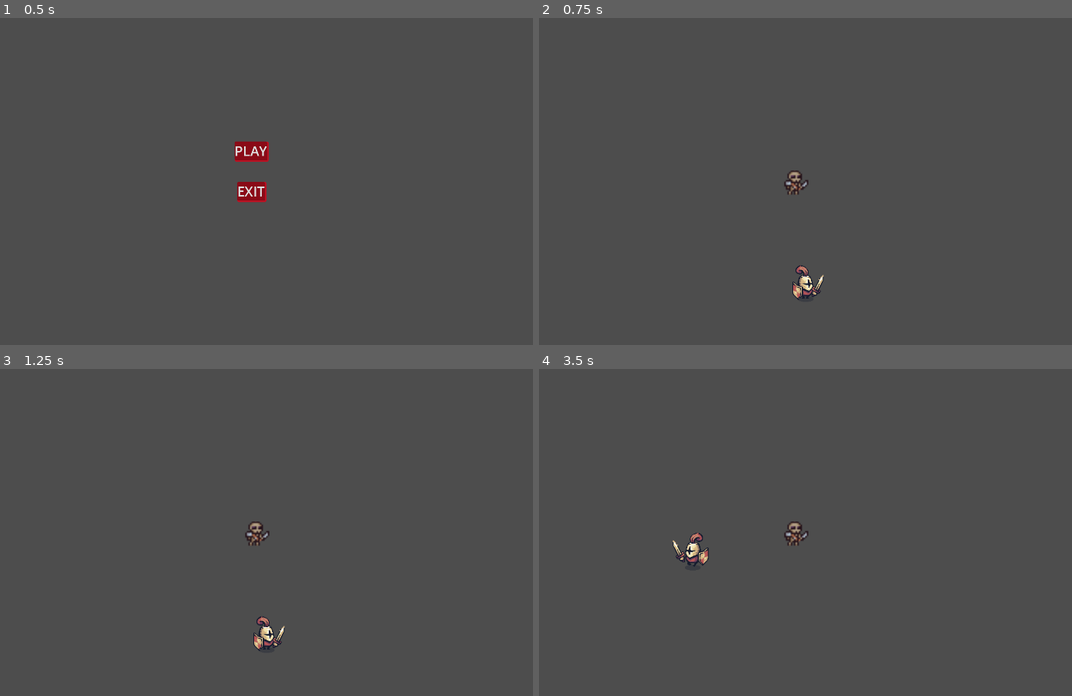
Above: before the commit, frames 1-4 (two rows, left to right).
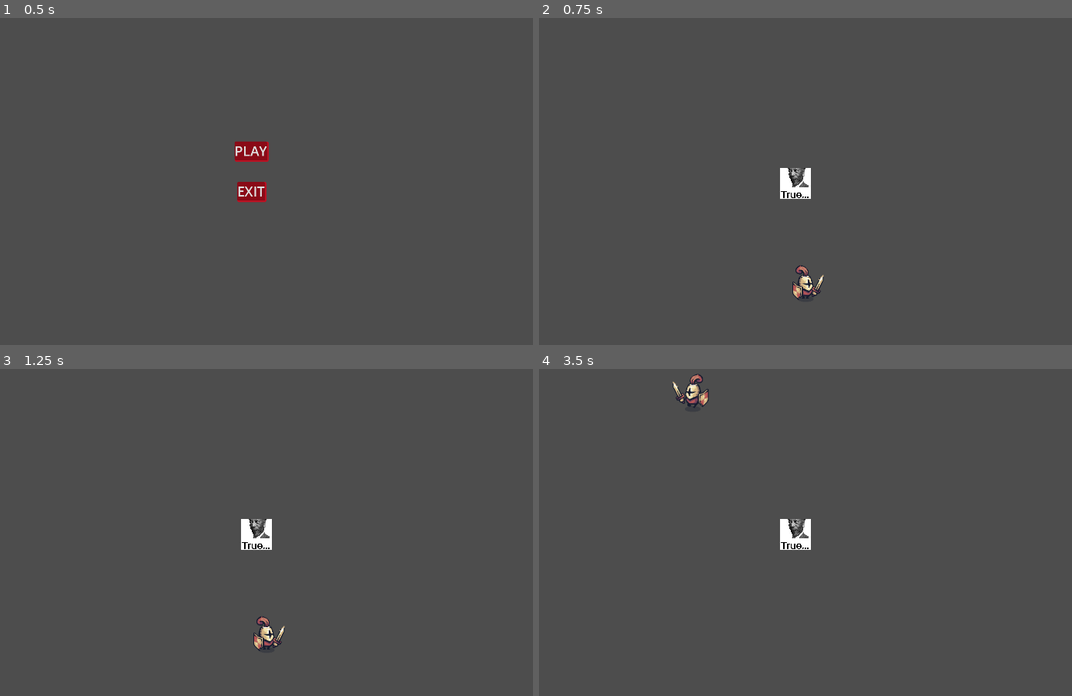
Above: after the commit, the same moments.

Repository: Aom0r1/Dark-Tower
Game: Godot game, scene res://scenes/main menu/main_menu.tscn
Same seed, same stepped clock (60 frames per second), same inputs: the game is played once before the commit and once after it.
Inputs:
- Up to frame 1 (0.5 s): no input
- Up to frame 2 (0.75 s): click "PLAY" at 0.5 s
- Up to frame 3 (1.25 s): no input
- Up to frame 4 (3.5 s): tap Enter at 1.25 s; hold Up (ui_up) 1.28-2.78 s; hold Left (ui_left) from 2.78 s (still down)

Frame 1 is identical in both runs. In frame 2, 0.5% of the frame differs, in the area x 45-52%, y 45-56%; in frame 3, 0.5%; in frame 4, 1.2%, in the area x 25-52%, y 1-61%.
Error after the commit: Invalid call to function 'look_at' in base 'Area2D (sword.gd)'. Expected 1 arguments. (res://scripts/knight.gd:10)

Commit message:
Commit #6
added degradation

Diff:
--- a/scenes/characters/knight_1/knight.tscn
+++ b/scenes/characters/knight_1/knight.tscn
@@ -1,9 +1,10 @@
-[gd_scene load_steps=17 format=3 uid="uid://b35hv1iq6wmpb"]
+[gd_scene load_steps=19 format=3 uid="uid://b35hv1iq6wmpb"]
 
 [ext_resource type="Script" uid="uid://c2pfp5eavwrwn" path="res://scripts/knight.gd" id="1_spyc7"]
 [ext_resource type="Texture2D" uid="uid://dqv21bnjijj58" path="res://assets/Tiny Swords (Update 010)/Factions/Knights/Troops/Warrior/Red/Warrior_Red.png" id="2_g4sn6"]
 
 [sub_resource type="RectangleShape2D" id="RectangleShape2D_1u74q"]
+size = Vector2(38, 65.2)
 
 [sub_resource type="AtlasTexture" id="AtlasTexture_48w8l"]
 atlas = ExtResource("2_g4sn6")
@@ -102,7 +103,13 @@
 "speed": 10.0
 }]
 
-[node name="Knight" type="CharacterBody2D"]
+[sub_resource type="CircleShape2D" id="CircleShape2D_55ix1"]
+radius = 193.373
+
+[sub_resource type="CircleShape2D" id="CircleShape2D_bu8tv"]
+radius = 417.059
+
+[node name="Knight" type="CharacterBody2D" groups=["Knight"]]
 script = ExtResource("1_spyc7")
 
 [node name="CollisionShape2D" type="CollisionShape2D" parent="."]
@@ -113,3 +120,15 @@
 scale = Vector2(5, 5)
 sprite_frames = SubResource("SpriteFrames_103er")
 animation = &"idle"
+
+[node name="Area2D" type="Area2D" parent="."]
+
+[node name="CollisionShape2D" type="CollisionShape2D" parent="Area2D"]
+shape = SubResource("CircleShape2D_55ix1")
+
+[node name="Area2D2" type="Area2D" parent="."]
+
+[node name="CollisionShape2D" type="CollisionShape2D" parent="Area2D2"]
+shape = SubResource("CircleShape2D_bu8tv")
+
+[connection signal="area_entered" from="Area2D2" to="." method="_on_area_2d_2_area_entered"]
--- /dev/null
+++ b/scenes/characters/knight_1/sword.tscn
@@ -0,0 +1,3 @@
+[gd_scene format=3 uid="uid://c2ufu1nmcwpav"]
+
+[node name="Sword" type="Node2D"]
--- a/scenes/enemies/enemy.tscn
+++ b/scenes/enemies/enemy.tscn
@@ -1,30 +1,47 @@
-[gd_scene load_steps=6 format=3 uid="uid://4rcuq343y7o5"]
+[gd_scene load_steps=7 format=3 uid="uid://4rcuq343y7o5"]
 
-[ext_resource type="Texture2D" uid="uid://ktw5ujqqy24a" path="res://assets/2D Pixel Dungeon Asset Pack/character and tileset/Dungeon_Character_2.png" id="1_6xk8f"]
 [ext_resource type="Script" uid="uid://bnko3rrqm3aif" path="res://scripts/enemy.gd" id="1_8e3ao"]
+[ext_resource type="Texture2D" uid="uid://bgjt7b86x4dvh" path="res://assets/true.webp" id="2_8e3ao"]
 
-[sub_resource type="RectangleShape2D" id="RectangleShape2D_fulqv"]
+[sub_resource type="CircleShape2D" id="CircleShape2D_8e3ao"]
+radius = 3.16228
 
-[sub_resource type="AtlasTexture" id="AtlasTexture_f2e6v"]
-atlas = ExtResource("1_6xk8f")
-region = Rect2(64, 16, 16, 16)
+[sub_resource type="AtlasTexture" id="AtlasTexture_38ino"]
+atlas = ExtResource("2_8e3ao")
+region = Rect2(0, 0, 640, 640)
 
 [sub_resource type="SpriteFrames" id="SpriteFrames_21x0f"]
 animations = [{
 "frames": [{
 "duration": 1.0,
-"texture": SubResource("AtlasTexture_f2e6v")
+"texture": SubResource("AtlasTexture_38ino")
 }],
 "loop": true,
-"name": &"default",
-"speed": 10.0
+"name": &"new_animation",
+"speed": 5.0
 }]
+
+[sub_resource type="CircleShape2D" id="CircleShape2D_38ino"]
+radius = 15.1327
 
 [node name="Enemy" type="CharacterBody2D"]
 script = ExtResource("1_8e3ao")
 
 [node name="CollisionShape2D" type="CollisionShape2D" parent="."]
-shape = SubResource("RectangleShape2D_fulqv")
+shape = SubResource("CircleShape2D_8e3ao")
+disabled = true
 
 [node name="AnimatedSprite2D" type="AnimatedSprite2D" parent="."]
+scale = Vector2(0.03, 0.03)
 sprite_frames = SubResource("SpriteFrames_21x0f")
+animation = &"new_animation"
+
+[node name="enemy" type="Area2D" parent="."]
+
+[node name="CollisionShape2D" type="CollisionShape2D" parent="enemy"]
+shape = SubResource("CircleShape2D_38ino")
+
+[node name="Timer" type="Timer" parent="."]
+
+[connection signal="area_entered" from="enemy" to="." method="_on_area_2d_area_entered"]
+[connection signal="timeout" from="Timer" to="." method="_on_timer_timeout"]
--- a/scenes/main.tscn
+++ b/scenes/main.tscn
@@ -5,10 +5,11 @@
 
 [node name="Main" type="Node2D"]
 
+[node name="Enemy" parent="." groups=["Knight"] instance=ExtResource("2_0wfyh")]
+position = Vector2(935, 560)
+scale = Vector2(5, 5)
+speed = 200
+
 [node name="Knight" parent="." instance=ExtResource("1_o5qli")]
 position = Vector2(966, 879)
 scale = Vector2(0.25, 0.25)
-
-[node name="Enemy" parent="." instance=ExtResource("2_0wfyh")]
-position = Vector2(935, 560)
-scale = Vector2(5, 5)
--- /dev/null
+++ b/scenes/weapons/sword.tscn
@@ -0,0 +1,54 @@
+[gd_scene load_steps=11 format=3 uid="uid://dhtho5t5xavkv"]
+
+[ext_resource type="Script" uid="uid://ruxut7hiyqt2" path="res://scripts/sword.gd" id="1_11jj1"]
+[ext_resource type="Texture2D" uid="uid://bhakuthbjvgd1" path="res://assets/sword_anim/2.png" id="1_gwb47"]
+[ext_resource type="Texture2D" uid="uid://oy1ldwd4ep73" path="res://assets/sword_anim/3.png" id="2_11jj1"]
+[ext_resource type="Texture2D" uid="uid://bq3i3jfutvqg6" path="res://assets/sword_anim/4.png" id="3_dx2j5"]
+[ext_resource type="Texture2D" uid="uid://dnjcnsbu336mv" path="res://assets/sword_anim/1.png" id="4_xs7jb"]
+
+[sub_resource type="AtlasTexture" id="AtlasTexture_w46s4"]
+atlas = ExtResource("1_gwb47")
+region = Rect2(0, 0, 512, 432)
+
+[sub_resource type="AtlasTexture" id="AtlasTexture_lax51"]
+atlas = ExtResource("2_11jj1")
+region = Rect2(0, 0, 512, 432)
+
+[sub_resource type="AtlasTexture" id="AtlasTexture_q1t1k"]
+atlas = ExtResource("3_dx2j5")
+region = Rect2(0, 0, 512, 432)
+
+[sub_resource type="AtlasTexture" id="AtlasTexture_xdw8x"]
+atlas = ExtResource("4_xs7jb")
+region = Rect2(0, 0, 512, 432)
+
+[sub_resource type="SpriteFrames" id="SpriteFrames_yyhql"]
+animations = [{
+"frames": [{
+"duration": 1.0,
+"texture": SubResource("AtlasTexture_w46s4")
+}, {
+"duration": 1.0,
+"texture": SubResource("AtlasTexture_lax51")
+}, {
+"duration": 1.0,
+"texture": SubResource("AtlasTexture_q1t1k")
+}, {
+"duration": 1.0,
+"texture": SubResource("AtlasTexture_xdw8x")
+}],
+"loop": false,
+"name": &"default",
+"speed": 12.0
+}]
+
+[node name="Sword" type="Area2D"]
+script = ExtResource("1_11jj1")
+
+[node name="CollisionPolygon2D" type="CollisionPolygon2D" parent="."]
+scale = Vector2(0.5, 0.5)
+polygon = PackedVector2Array(22, 115, 87, 44, 143, 8, 160, -77, 82, -137, -15, -156, -158, -108, -206, -55, -185, -109, -50, -179, 81, -202, 156, -182, 219, -118, 242, -29, 210, 73, 128, 141, 52, 151)
+
+[node name="AnimatedSprite2D" type="AnimatedSprite2D" parent="."]
+scale = Vector2(0.5, 0.5)
+sprite_frames = SubResource("SpriteFrames_yyhql")
--- a/scripts/enemy.gd
+++ b/scripts/enemy.gd
@@ -1,13 +1,26 @@
 extends CharacterBody2D
-
-@export var speed = 300
-var character = null
-
-func _ready():
-	character = get_node("res://scenes/characters/knight_1/knight.tscn")
-
+@export var speed = 250
+@onready var character = get_tree().get_first_node_in_group("Knight")
+@export var max_hp = 200
+var hp = max_hp
+var hit = false
+var dmg = 5
 func _physics_process(delta):
 	if character:
-		var direction = (character.position - position).normalized()
+		var direction = position.direction_to(character.global_position).normalized()
 		velocity = direction * speed
 		move_and_slide()
+	if velocity.x > 0:
+		$AnimatedSprite2D.flip_h = false
+	elif velocity.x < 0:
+		$AnimatedSprite2D.flip_h = true
+func attack(character):
+	character.take_damage(dmg)
+func _on_area_2d_area_entered(area):
+	if hit == false:
+		$Timer.start()
+		hit = true
+
+func _on_timer_timeout():
+	attack(character)
+	hit = false
--- a/scripts/knight.gd
+++ b/scripts/knight.gd
@@ -1,8 +1,26 @@
 extends CharacterBody2D
 @export var speed = 500
+@export var max_hp = 100
+@export var basic_dmg = 15
+@export var sword_Path = preload("res://scenes/weapons/sword.tscn")
+var hp = max_hp
+func attack ():
+	var sword = sword_Path.instantiate()
+	sword.position = position
+	sword.look_at()
+	get_parent().add_child(sword)
+func _on_area_2d_2_area_entered(area):
+	if area.name == "enemy":
+		attack()
+		print("vanuh")
 func _physics_process(delta):
 	move()
 	move_and_slide()
+	print(hp)
+func take_damage(amount: int):
+	hp -= amount
+	if hp <= 0:
+		hp = 0
 func move():
 	velocity = Vector2(
 	Input.get_axis("ui_left", "ui_right"),
--- /dev/null
+++ b/scripts/sword.gd
@@ -0,0 +1,6 @@
+extends Area2D
+
+func _ready():
+	$AnimatedSprite2D.play("default")
+	await $AnimatedSprite2D.animation_finished
+	queue_free()
Binary file added: assets/sword_anim/1.png
Not shown, added: assets/sword_anim/1.png.import
Binary file added: assets/sword_anim/2.png
Not shown, added: assets/sword_anim/2.png.import
Binary file added: assets/sword_anim/3.png
Not shown, added: assets/sword_anim/3.png.import
Binary file added: assets/sword_anim/4.png
Not shown, added: assets/sword_anim/4.png.import
Binary file added: assets/true.webp
Not shown, added: assets/true.webp.import
Not shown, added: scripts/sword.gd.uid
